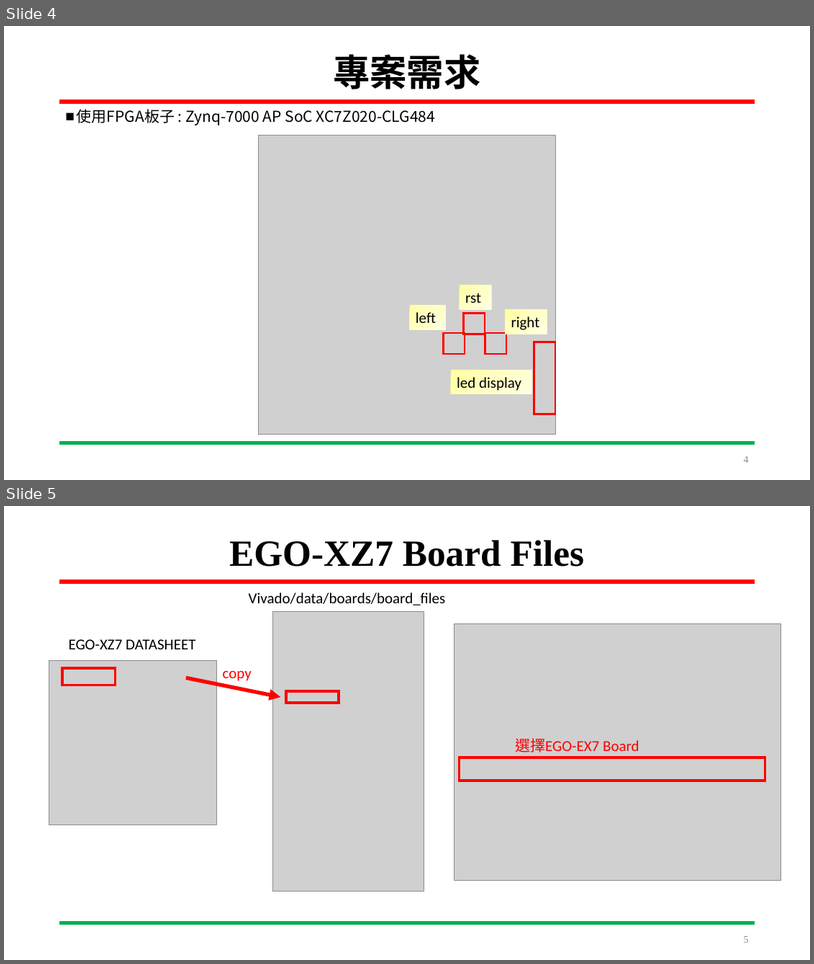
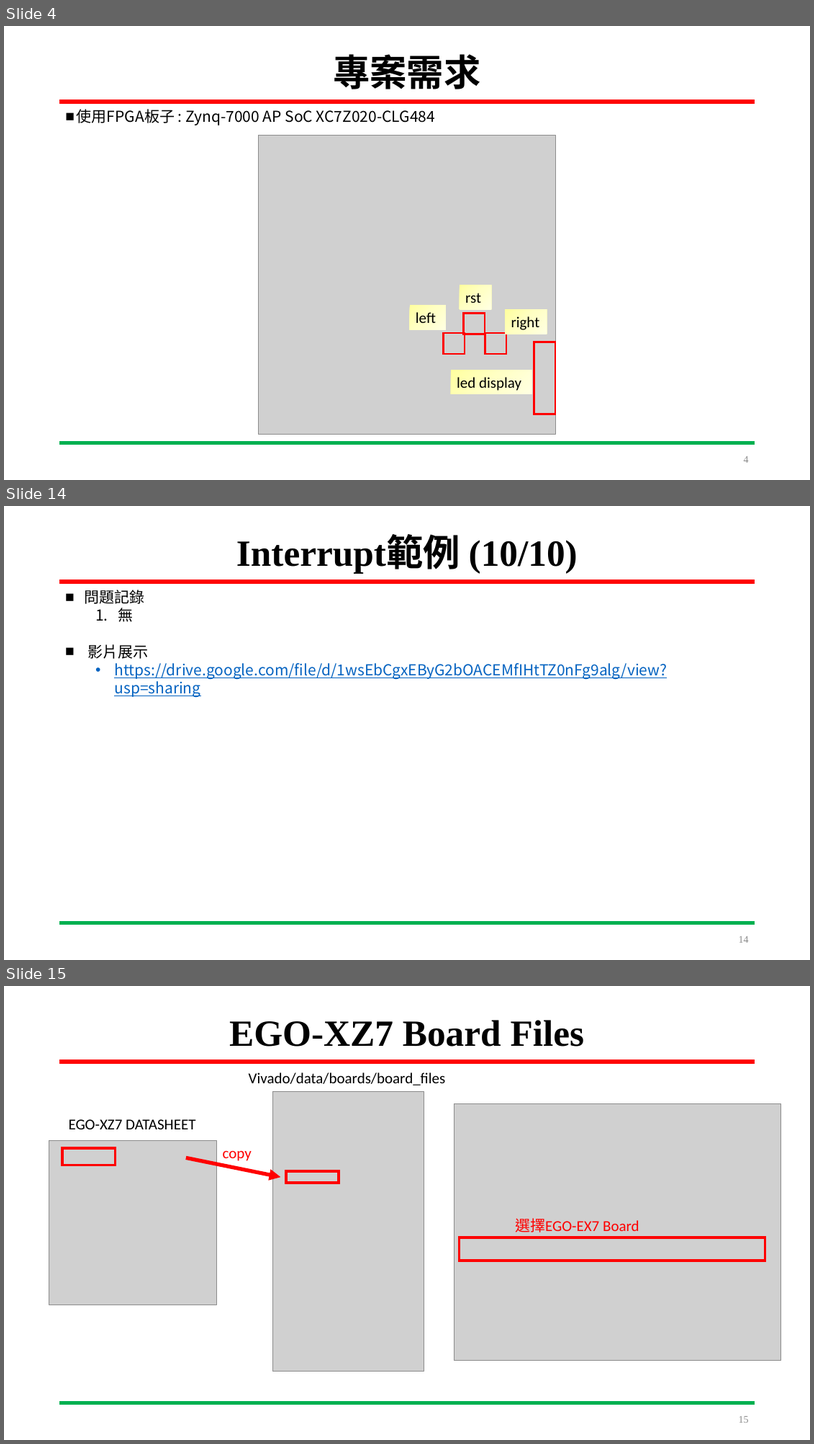
Before and after one commit to LIAO-YANXIANG/SYSTEM-ON-CHIP-DESIGN, a slide deck: DevelopmentLog/Pingpong.pptx. Shown one above the other, each under a label of ours: slides 4 and 5 before the commit, slides 4, 14 and 15 after it; the slides between them are not shown. The pictures are 814x964 and 814x1444 pixels, drawn with LibreOffice and Linux fonts; fonts in the diff are those of the drawing; grey boxes stand for pictures. Boxes give left, top, right and bottom in pixels: in the first picture for what was removed or moved away, otherwise in the second. Text is boxed around its words. In the diff, an @@ line names an element or a change of style, - is before the commit and + after.

Commit message:
2022/05/13 ~ 2022/05/20 1. ZYNQ_interrupt範例

```diff
--- a/DevelopmentLog/Pingpong.pptx
+++ b/DevelopmentLog/Pingpong.pptx
@@ slide 14 added at bbox=[4, 506, 810, 960], background #FFFFFF; not listed: 2 template elements that a slide beside it also shows @@
@@ title added at bbox=[237, 537, 578, 574], 44 pt, text #000000, bold @@
+Interrupt範例 (10/10)
@@ text added at bbox=[84, 590, 667, 697], 18 pt, text #0563C1, underline @@
+■ 問題記錄
+  1. 無
+■ 影片展示
+  • https://drive.google.com/file/d/1wsEbCgxEByG2bOACEMfIHtTZ0nFg9alg/view?usp=sharing
@@ page number added at bbox=[739, 936, 749, 942], 12 pt, text #8C8C8C @@
+14
@@ what was slide 5 is now slide 15 @@
@@ page number at bbox=[739, 1416, 749, 1422]: text changed @@
-5
+15
```
Also in this commit, not shown: 1 slide changed, 9 other slides added, 2 other files.
